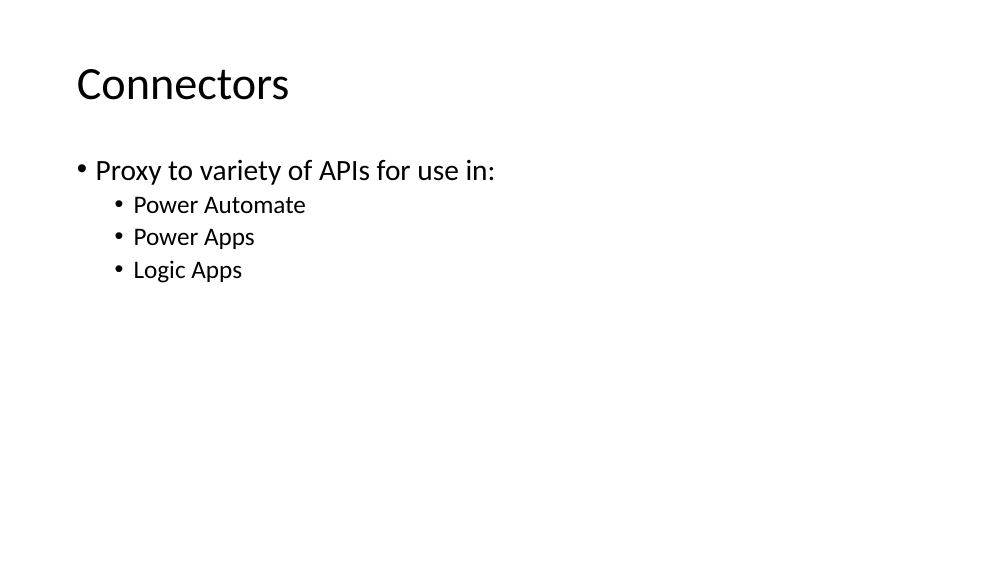
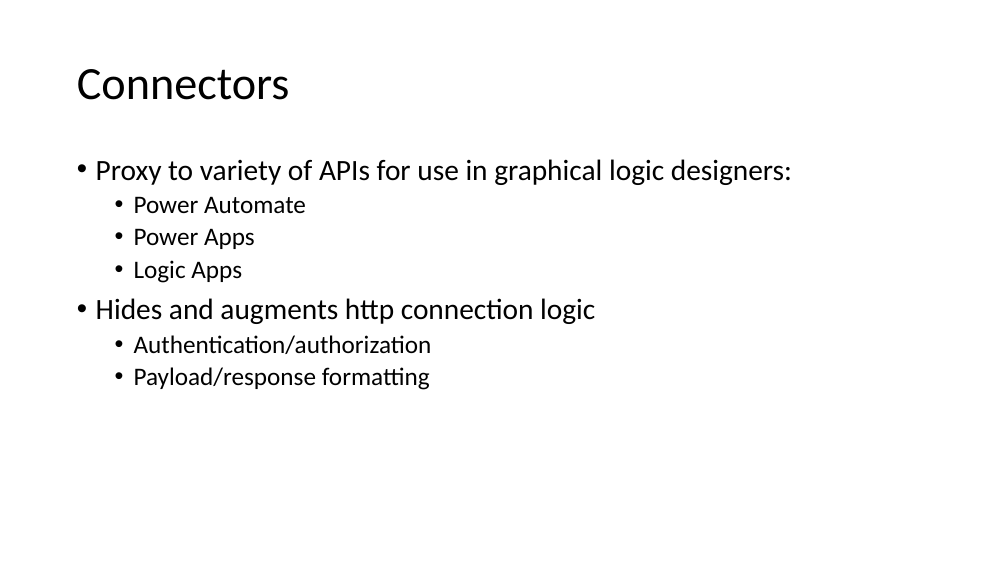
Before and after one commit to mrochon/connectors, a slide deck: slide 2 of Intro.pptx. Drawn at 1008x567 pixels with LibreOffice and Linux fonts; fonts in the diff are those of the drawing. Boxes give left, top, right and bottom in pixels: in the first picture for what was removed or moved away, otherwise in the second. Text is boxed around its words. In the diff, an @@ line names an element or a change of style, - is before the commit and + after.

```diff
--- a/Intro.pptx
+++ b/Intro.pptx
@@ text at [96, 159, 792, 185]: text changed @@
-• Proxy to variety of APIs for use in:
+• Proxy to variety of APIs for use in graphical logic designers:
@@ text at [96, 298, 595, 390]: paragraphs added @@
+• Hides and augments http connection logic
+  • Authentication/authorization
+  • Payload/response formatting
```
Also in this commit, not shown: 1 other file.
